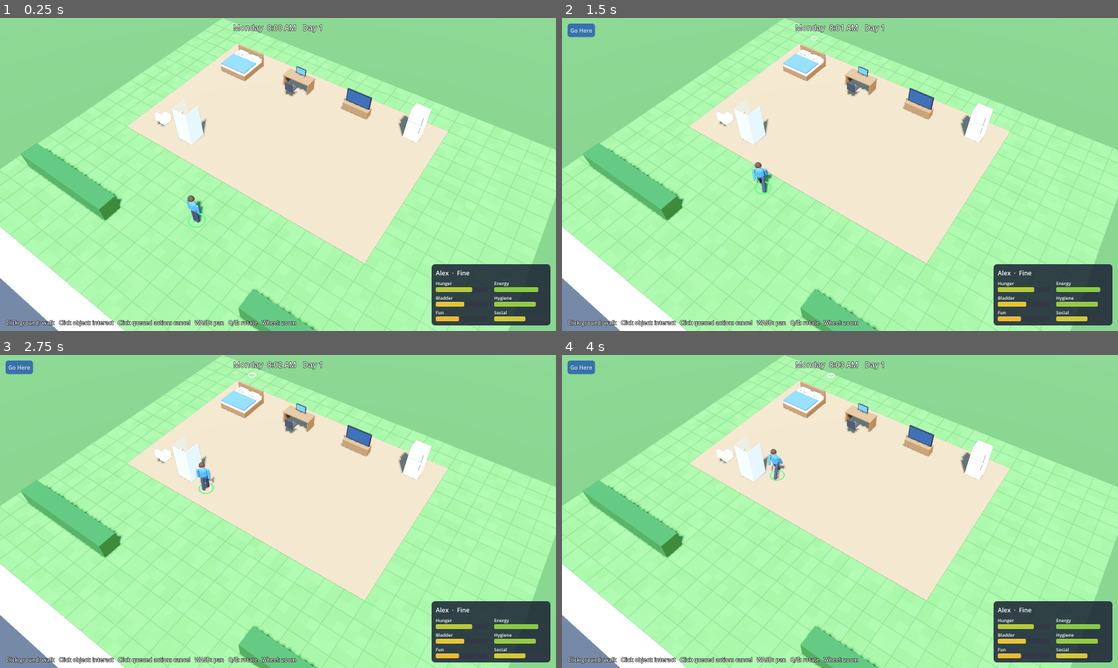
Above: before the commit, frames 1-4 (two rows, left to right).
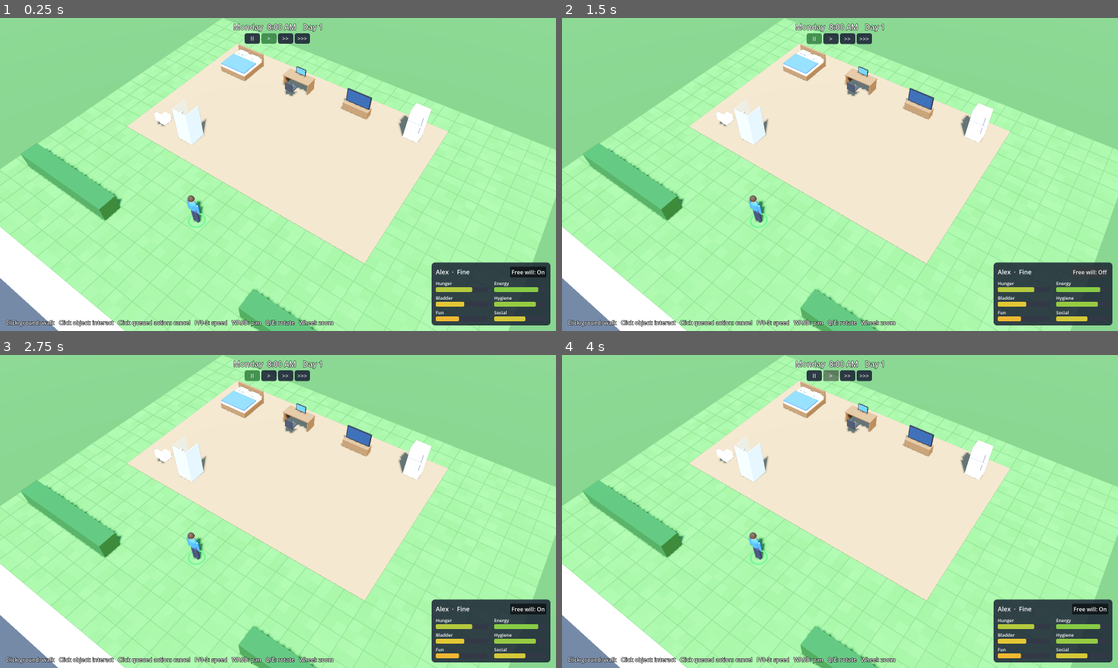
Above: after the commit, the same moments.

Repository: WozniakMac/Viviloom
Game: Godot game, scene res://scenes/main.tscn
The game is run twice, just before and just after one commit, with the same random seed, the same clock (stepped at 60 frames per second) and the same inputs.
Inputs (mouse positions are in pixels of both pictures, inside the frame that each line leads up to):
- Up to frame 1 (0.25 s): no input
- Up to frame 2 (1.5 s): click (812, 39) at 0.5 s, where only the run after the commit has a clickable "II"; click (1090, 271) at 1.25 s, where only the run after the commit has a clickable "Free will: On"
- Up to frame 3 (2.75 s): click (528, 608) at 2 s, where only the run after the commit has a clickable "Free will: Off"
- Up to frame 4 (4 s): click (578, 367) at 2.75 s, where only the run before the commit has a clickable "Go Here"; click (828, 376) at 3.5 s, where only the run after the commit has a clickable ">"

The runs differ from the first frame. In frame 1, 1.3% of the frame differs, in the area x 34-99%, y 1-99%; in frame 2, 1.8%; in frame 3, 1.9%, in the area x 1-99%, y 1-99%; in frame 4, 1.9%.

Commit message:
Step 4: speed controls and autonomy
Pause/normal/fast/very fast buttons and P/0-3 hotkeys; idle Sims pick
interactions by need urgency and distance, shown greyed in the queue and
replaced by direct orders. Free will toggle on the needs panel.

Co-Authored-By: Claude Opus 5.5 (1M context) <noreply@anthropic.com>

Diff:
--- /dev/null
+++ b/scripts/autonomy.gd
@@ -0,0 +1,55 @@
+class_name Autonomy
+extends RefCounted
+## Picks what an idle Sim does on their own. Each object interaction advertises how
+## much it would restore each need; low needs weigh much more than nearly full ones,
+## and far-away objects score a little lower.
+
+## Needs above this are ignored when scoring.
+const SATISFIED := 90.0
+## Below this score the Sim just stays idle.
+const MIN_SCORE := 4.0
+
+
+## How pressing a need is at value `v` (0..100). Grows sharply as it empties.
+static func urgency(v: float) -> float:
+	var d := clampf(1.0 - v / 100.0, 0.0, 1.0)
+	return 0.2 + d * d * 4.0
+
+
+static func score(needs: Needs, interaction: Interaction) -> float:
+	var total := 0.0
+	for need in interaction.rates:
+		var rate: float = interaction.rates[need]
+		var v := needs.get_value(need)
+		if rate <= 0.0 or v >= SATISFIED:
+			continue
+		var gain := minf(100.0 - v, rate * interaction.max_minutes / 60.0)
+		total += gain * urgency(v)
+	return total
+
+
+## Returns [furniture, interaction] or an empty array if nothing is worth doing.
+static func choose(sim: Sim, lot: Lot, rng: RandomNumberGenerator) -> Array:
+	var options: Array = []
+	for f in lot.furniture:
+		if f.user != null and f.user != sim:
+			continue
+		var dist := sim.global_position.distance_to(f.global_position)
+		for i in f.interactions:
+			var s := score(sim.needs, i) / (1.0 + dist / 20.0)
+			if s >= MIN_SCORE:
+				options.append([s, f, i])
+	if options.is_empty():
+		return []
+	options.sort_custom(func(a, b): return a[0] > b[0])
+	# A little variety: pick among the best few, weighted by score.
+	var top := options.slice(0, 3)
+	var sum := 0.0
+	for o in top:
+		sum += o[0]
+	var r := rng.randf() * sum
+	for o in top:
+		r -= o[0]
+		if r <= 0.0:
+			return [o[1], o[2]]
+	return [top[0][1], top[0][2]]
--- a/scripts/hud.gd
+++ b/scripts/hud.gd
@@ -13,6 +13,8 @@
 var _queue_buttons: Array[Button] = []
 var _notice: Label
 var _notice_time := 0.0
+var _speed_buttons: Array[Button] = []
+var _autonomy_button: Button
 
 
 func _ready() -> void:
@@ -21,7 +23,7 @@
 	root.mouse_filter = Control.MOUSE_FILTER_IGNORE
 	add_child(root)
 
-	var hint := _outlined_label("Click ground: walk   Click object: interact   Click queued action: cancel   WASD: pan   Q/E: rotate   Wheel: zoom")
+	var hint := _outlined_label("Click ground: walk   Click object: interact   Click queued action: cancel   P/0-3: speed   WASD: pan   Q/E: rotate   Wheel: zoom")
 	hint.set_anchors_preset(Control.PRESET_BOTTOM_LEFT)
 	hint.position = Vector2(16, -36)
 	root.add_child(hint)
@@ -36,7 +38,7 @@
 	_notice.add_theme_color_override("font_color", Color(1.0, 0.85, 0.55))
 	_notice.set_anchors_preset(Control.PRESET_CENTER_TOP)
 	_notice.horizontal_alignment = HORIZONTAL_ALIGNMENT_CENTER
-	_notice.position = Vector2(-300, 50)
+	_notice.position = Vector2(-300, 84)
 	_notice.size = Vector2(600, 30)
 	root.add_child(_notice)
 
@@ -44,9 +46,28 @@
 	_clock_label.add_theme_font_size_override("font_size", 22)
 	_clock_label.set_anchors_preset(Control.PRESET_CENTER_TOP)
 	_clock_label.horizontal_alignment = HORIZONTAL_ALIGNMENT_CENTER
-	_clock_label.position = Vector2(-200, 12)
+	_clock_label.position = Vector2(-200, 10)
 	_clock_label.size = Vector2(400, 30)
 	root.add_child(_clock_label)
+
+	var speeds := HBoxContainer.new()
+	speeds.set_anchors_preset(Control.PRESET_CENTER_TOP)
+	speeds.position = Vector2(-96, 44)
+	speeds.add_theme_constant_override("separation", 4)
+	root.add_child(speeds)
+	var labels := ["II", ">", ">>", ">>>"]
+	var tips := ["Pause (P or 0)", "Normal speed (1)", "Fast (2)", "Very fast (3)"]
+	for i in labels.size():
+		var b := Button.new()
+		b.text = labels[i]
+		b.tooltip_text = tips[i]
+		b.custom_minimum_size = Vector2(44, 30)
+		b.focus_mode = Control.FOCUS_NONE
+		b.pressed.connect(Clock.set_speed.bind(i))
+		speeds.add_child(b)
+		_speed_buttons.append(b)
+	Clock.speed_changed.connect(_on_speed_changed)
+	_on_speed_changed(Clock.speed)
 
 	root.add_child(_build_needs_panel())
 
@@ -60,6 +81,20 @@
 	sim.queue_changed.connect(_rebuild_queue)
 	sim.action_failed.connect(show_notice)
 	_rebuild_queue()
+
+
+func _on_speed_changed(speed: int) -> void:
+	for i in _speed_buttons.size():
+		var st := StyleBoxFlat.new()
+		st.bg_color = Color(0.25, 0.55, 0.3, 0.95) if i == speed else Color(0.12, 0.15, 0.22, 0.9)
+		st.set_corner_radius_all(6)
+		_speed_buttons[i].add_theme_stylebox_override("normal", st)
+
+
+func _on_autonomy_toggled(on: bool) -> void:
+	_autonomy_button.text = "Free will: On" if on else "Free will: Off"
+	if sim != null:
+		sim.autonomy_enabled = on
 
 
 func show_notice(text: String) -> void:
@@ -133,9 +168,20 @@
 	vbox.add_theme_constant_override("separation", 8)
 	panel.add_child(vbox)
 
+	var header := HBoxContainer.new()
+	vbox.add_child(header)
 	_name_label = Label.new()
 	_name_label.add_theme_font_size_override("font_size", 18)
-	vbox.add_child(_name_label)
+	_name_label.size_flags_horizontal = Control.SIZE_EXPAND_FILL
+	header.add_child(_name_label)
+	_autonomy_button = Button.new()
+	_autonomy_button.toggle_mode = true
+	_autonomy_button.button_pressed = true
+	_autonomy_button.focus_mode = Control.FOCUS_NONE
+	_autonomy_button.tooltip_text = "Let the Sim look after themselves when idle"
+	_autonomy_button.toggled.connect(_on_autonomy_toggled)
+	header.add_child(_autonomy_button)
+	_on_autonomy_toggled(true)
 
 	var grid := GridContainer.new()
 	grid.columns = 2
--- a/scripts/main.gd
+++ b/scripts/main.gd
@@ -44,6 +44,16 @@
 
 
 func _unhandled_input(event: InputEvent) -> void:
+	if event is InputEventKey and event.pressed and not event.echo:
+		match (event as InputEventKey).keycode:
+			KEY_P, KEY_0, KEY_KP_0:
+				Clock.set_speed(1 if Clock.is_paused() else 0)
+			KEY_1, KEY_KP_1:
+				Clock.set_speed(1)
+			KEY_2, KEY_KP_2:
+				Clock.set_speed(2)
+			KEY_3, KEY_KP_3:
+				Clock.set_speed(3)
 	if event is InputEventMouseButton:
 		var mb := event as InputEventMouseButton
 		if mb.pressed and mb.button_index == MOUSE_BUTTON_LEFT:
@@ -190,12 +200,12 @@
 ## Headless smoke run: queue a few actions and log what the Sim does.
 func _trace() -> void:
 	Clock.set_speed(3)
-	sim.queue_interaction(find_furniture("fridge"), find_furniture("fridge").interactions[0])
-	sim.queue_interaction(find_furniture("toilet"), find_furniture("toilet").interactions[0])
-	for i in 30:
+	sim.needs.set_value("bladder", 20.0)
+	sim.needs.set_value("fun", 25.0)
+	for i in 40:
 		await get_tree().create_timer(0.5).timeout
 		var cur := sim.current_action()
-		print("t=%.1f pos=%s action=%s performing=%s hunger=%.0f bladder=%.0f" % [i * 0.5, sim.global_position, cur.label if cur else "-", cur.performing if cur else false, sim.needs.get_value("hunger"), sim.needs.get_value("bladder")])
+		print("t=%.1f %s action=%s auto=%s performing=%s needs=%s" % [i * 0.5, Clock.time_string(), cur.label if cur else "-", cur.autonomous if cur else false, cur.performing if cur else false, sim.needs.values])
 	get_tree().quit()
 
 
--- a/scripts/sim.gd
+++ b/scripts/sim.gd
@@ -8,6 +8,8 @@
 signal action_failed(message: String)
 
 const MAX_QUEUE := 8
+## Game minutes a Sim stands around before deciding something on their own.
+const IDLE_BEFORE_AUTONOMY := 4.0
 
 
 class SimAction:
@@ -36,6 +38,9 @@
 
 var lot: Lot
 var needs := Needs.new()
+var autonomy_enabled := true
+var _idle_minutes := 0.0
+var _rng := RandomNumberGenerator.new()
 var queue: Array[SimAction] = []
 var path := PackedVector3Array()
 var _path_index := 0
@@ -120,6 +125,11 @@
 
 
 func _enqueue(a: SimAction) -> bool:
+	if not a.autonomous:
+		# A direct order replaces whatever the Sim chose on their own.
+		for i in range(queue.size() - 1, -1, -1):
+			if queue[i].autonomous:
+				cancel(i)
 	if queue.size() >= MAX_QUEUE:
 		action_failed.emit("%s's queue is full." % sim_name)
 		return false
@@ -140,6 +150,7 @@
 		rates = cur.interaction.rates
 	needs.tick(Clock.game_delta, rates)
 
+	_update_autonomy()
 	var moving := _follow_path(delta)
 	if cur != null and cur.started and not cur.performing and not is_moving():
 		if cur.interaction == null:
@@ -153,6 +164,19 @@
 			_end_perform(cur)
 			_complete(cur)
 	_animate(delta, moving, cur)
+
+
+func _update_autonomy() -> void:
+	if not queue.is_empty() or is_moving():
+		_idle_minutes = 0.0
+		return
+	_idle_minutes += Clock.game_delta
+	if not autonomy_enabled or _idle_minutes < IDLE_BEFORE_AUTONOMY:
+		return
+	_idle_minutes = 0.0
+	var pick := Autonomy.choose(self, lot, _rng)
+	if not pick.is_empty():
+		queue_interaction(pick[0], pick[1], true)
 
 
 func _start(a: SimAction) -> void:
--- a/tests/run_tests.gd
+++ b/tests/run_tests.gd
@@ -11,6 +11,7 @@
 	_test_blocked_goal_snaps_to_neighbour()
 	_test_needs_decay()
 	_test_needs_activity_rates()
+	_test_autonomy_prefers_urgent_need()
 	print("TESTS %s (%d failures)" % ["PASSED" if _failures == 0 else "FAILED", _failures])
 	quit(1 if _failures > 0 else 0)
 
@@ -79,3 +80,14 @@
 	needs.tick(30.0, {"hunger": 40.0})
 	_check(is_equal_approx(needs.get_value("hunger"), 100.0), "eating rate restores hunger and clamps")
 	_check(needs.get_value("fun") < 80.0, "other needs still decay")
+
+
+func _test_autonomy_prefers_urgent_need() -> void:
+	var needs := Needs.new()
+	needs.set_value("bladder", 10.0)
+	needs.set_value("fun", 60.0)
+	var toilet := Interaction.new("Use Toilet", {"bladder": 350.0}, 20.0, "bladder")
+	var tv := Interaction.new("Watch TV", {"fun": 35.0}, 240.0, "fun")
+	_check(Autonomy.score(needs, toilet) > Autonomy.score(needs, tv), "nearly empty bladder beats moderate fun")
+	needs.set_value("bladder", 95.0)
+	_check(Autonomy.score(needs, toilet) == 0.0, "satisfied needs are not advertised")
Not shown, added: scripts/autonomy.gd.uid
